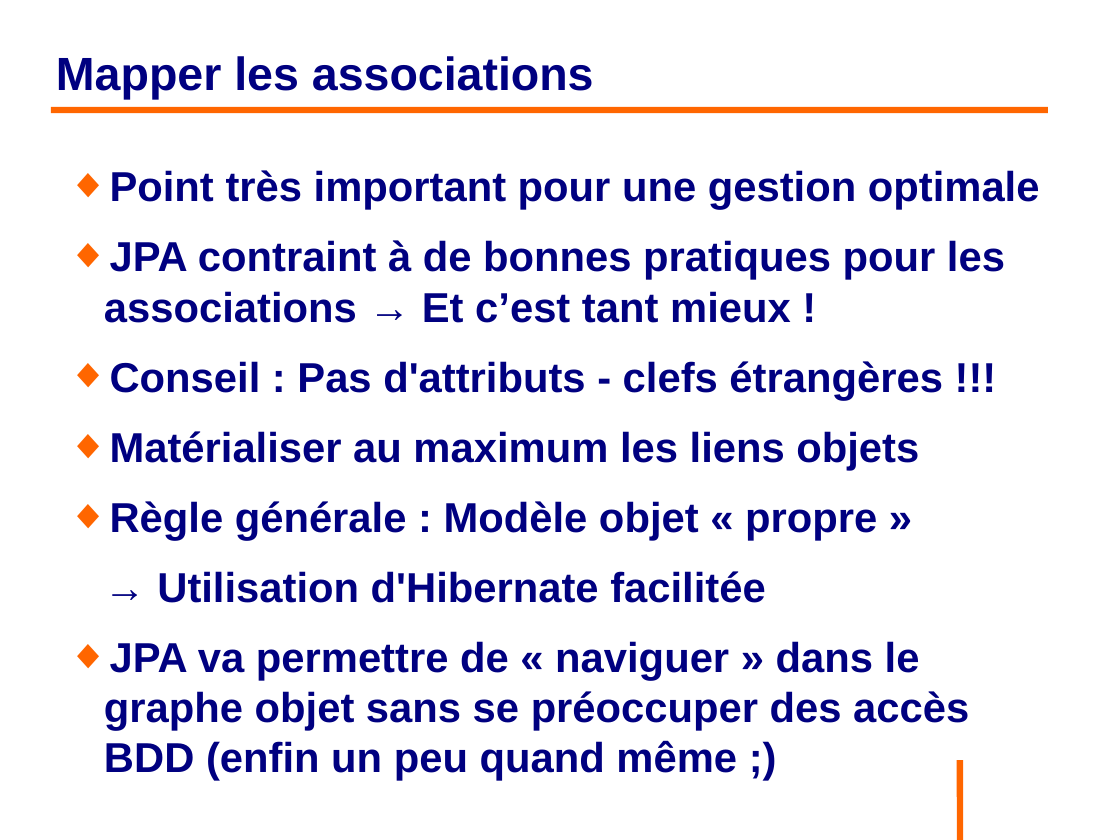
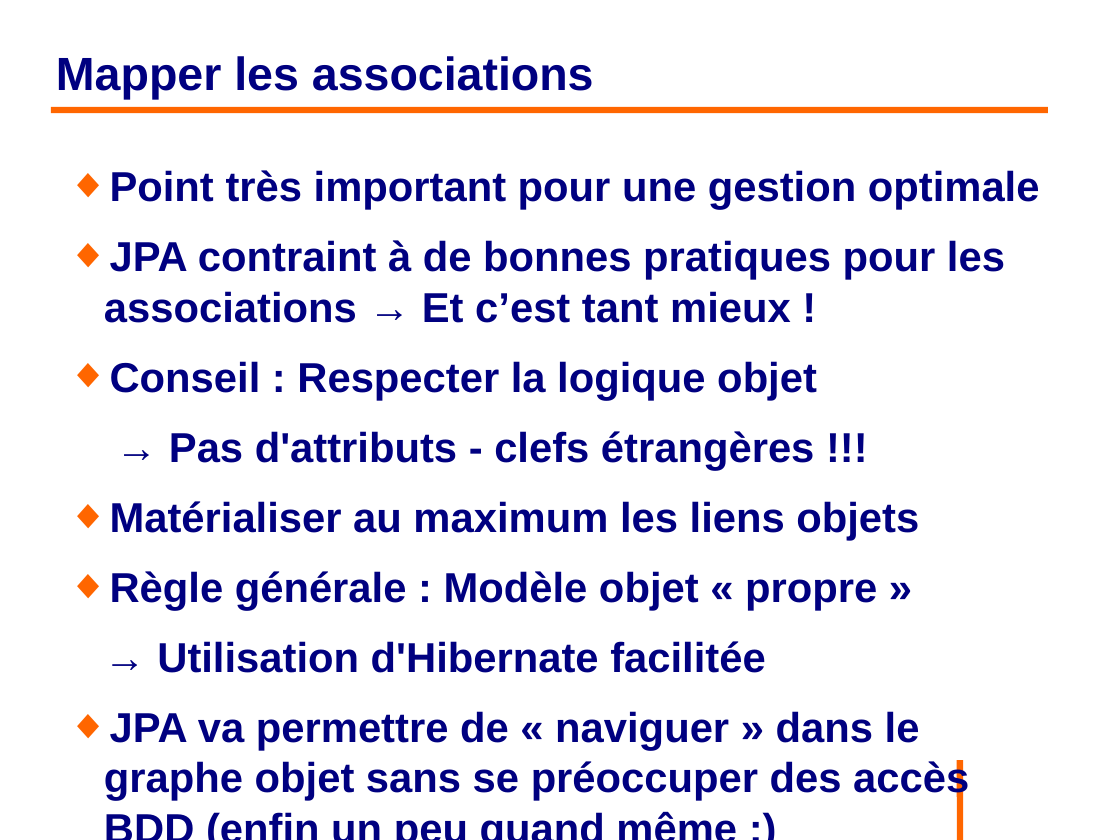
Before and after one commit to philphils/formation-hibernate-basique, a slide deck: slide 79 of Documentation/diapo_formation_hibernate.odp. Drawn at 1120x840 pixels with LibreOffice and Linux fonts; fonts in the diff are those of the drawing; background and template pictures are left out. Boxes give left, top, right and bottom in pixels: in the first picture for what was removed or moved away, otherwise in the second. Text is boxed around its words. In the diff, an @@ line names an element or a change of style, - is before the commit and + after.

```diff
--- a/Documentation/diapo_formation_hibernate.odp
+++ b/Documentation/diapo_formation_hibernate.odp
@@ text at (x1=110, y1=361, x2=817, y2=470): text changed @@
-◆ Conseil : Pas d'attributs - clefs étrangères !!!
+◆ Conseil : Respecter la logique objet
+→ Pas d'attributs - clefs étrangères !!!
```
Also in this commit, not shown: 3 other slides changed, 2 slides added.
